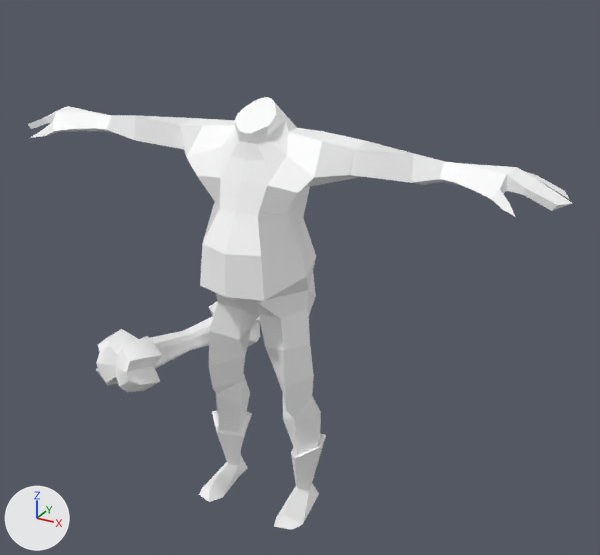
An edit to the FBX model goldsmiths_gamejam/Assets/PatientC_idle.fbx, drawn before and after from the same camera.
Before and after are seen from a camera (50 mm lens) standing at (0.385, -0.635, 0.572) and looking at (0.038, -0.005, 0.257). The lights are fixed; the arrows at lower left show +X, +Y and +Z. Where no turn or scale is listed for an object, it has been applied to the vertices.

The older version as bpy lines, for what is in view:
```python
me_mesh = bpy.data.meshes.new('Mesh')
me_mesh.from_pydata(...)  # 114 vertices, 112 faces; spans x -0.033..0.033, y -0.112..0.112, z -0.046..0.046
me_mesh.materials.append(mat_lambert2)  # white #ffffff
me_mesh_001 = bpy.data.meshes.new('Mesh.001')
me_mesh_001.from_pydata(...)  # 278 vertices, 324 faces; spans x -0.276..0.276, y -0.074..0.04, z 0.002..0.421
me_mesh_001.materials.append(mat_lambert2)  # white #ffffff
ob_body = bpy.data.objects.new('Body', me_mesh_001)
ob_body.location = (0.0, 0.0, 0.0)
ob_bone = bpy.data.objects.new('Bone', me_mesh)
ob_bone.location = (-0.0781, -0.0323, 0.1729)
```
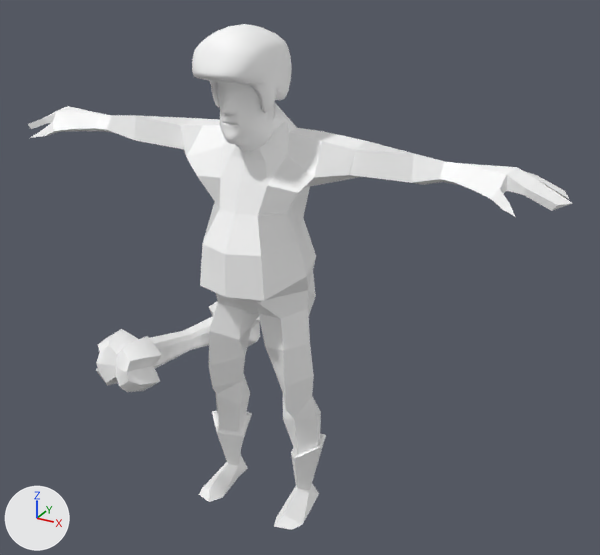
The change, as a list of edits to the scene's bpy script:
```text
Add mat_headc_lambert2sg1:
    mat_headc_lambert2sg1 = principled_material('headC_lambert2SG1')
    mat_headc_lambert2sg1.base_color = (1.0, 1.0, 1.0)  # white #ffffff
Add me_mesh_002:
    me_mesh_002.from_pydata(...)  # 814 vertices, 810 faces; spans x -0.0311..0.0311, y -0.0494..0.0505, z -0.0534..0.0535
    me_mesh_002.materials.append(mat_headc_lambert2sg1)  # white #ffffff
Add ob_headc:
    ob_headc = bpy.data.objects.new('HeadC', me_mesh_002)
    ob_headc.location = (0.0001, -0.0325, 0.4337)
```

Boxes (x1, y1, x2, y2) around the edits, measured in the pictures (600 x 555 px):
'HeadC', added
    after: (192, 24, 292, 152)
